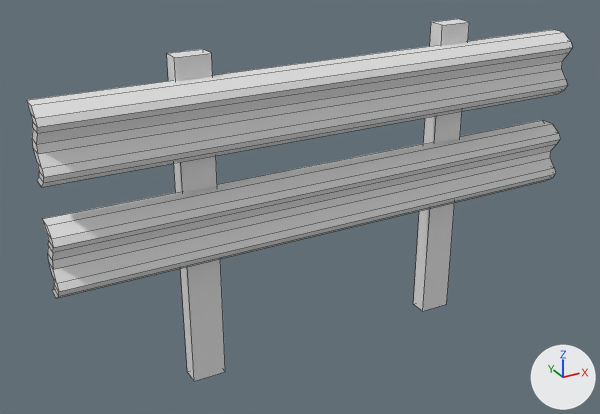
A saved change to the Blender file Assets/Kart/Pistas/Pista2/Valla.blend.
The view is the same before and after, from a 50 mm camera at (-4.26, -7.01, 5.1) aimed at (-0.32, 0.15, 1.53). Arrows for +X, +Y and +Z are at lower right; the lights stay in place. Mesh edges are drawn as thin lines.
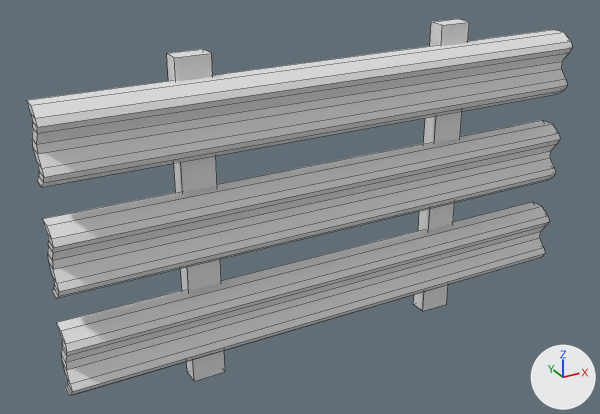
Changed parts and their boxes (x1, y1, x2, y2) in the pictures (600 x 414 px):
'Cube', reshaped
    before: (26, 19, 573, 381)
    after: (26, 19, 573, 395)
part 1 of me_cube_001, added
    after: (56, 202, 550, 395)

The change, as a list of edits to the scene's bpy script:
```text
Change me_cube_001:
    where me_cube_001.from_pydata(...)  # 96 vertices, 88 faces; spans x -1.0..1.0, y -1.97..1.9, z -9.98..2.04
    used by ob_cube; location = (0.0, 0.0, 2.727); scale = (3.0, 0.123, 0.292)
    me_cube_001 part 1: the loose piece of 40 vertices spanning x -1.0..1.0, y -1.97..0.67, z -5.01..-2.49 is copied, and the copy is moved by (0.0, 0.0, -3.71); it spans x -1.0..1.0, y -1.97..0.67, z -8.72..-6.2
```
